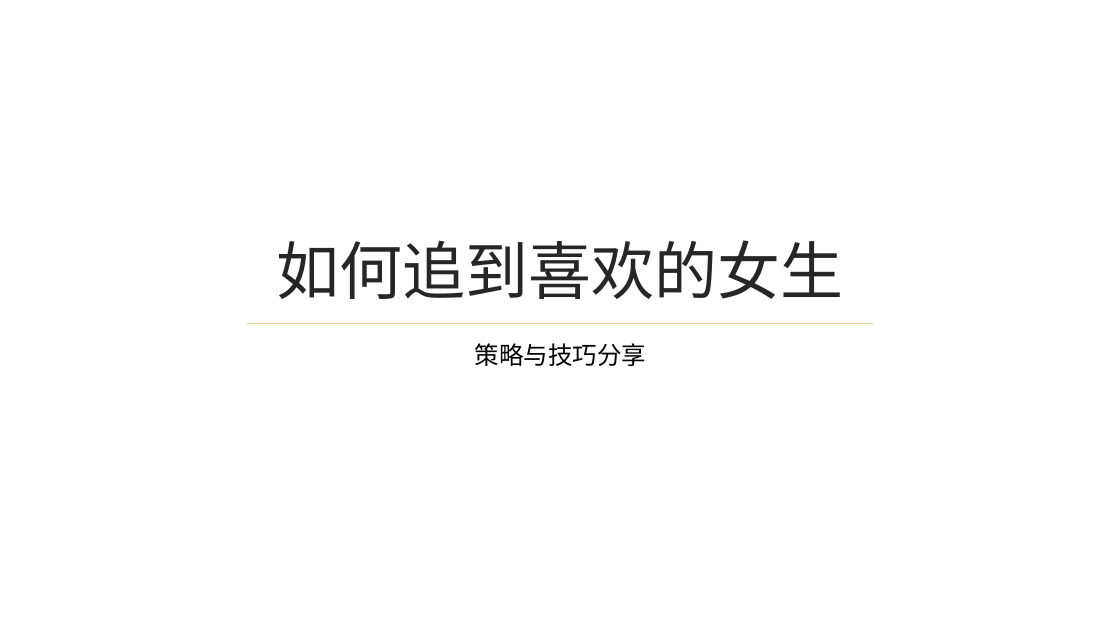
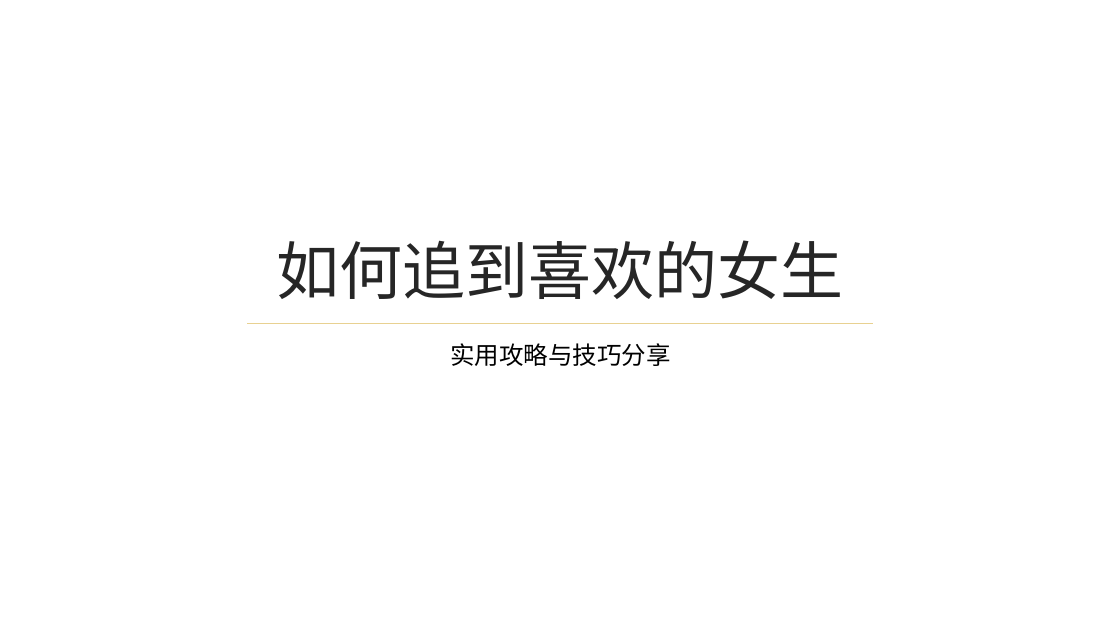
Before and after one commit to Lizhenghe-Chen/AIFileGenerator, a slide deck: slide 1 of Output/666/test.pptx. Drawn at 1120x630 pixels with LibreOffice and Linux fonts; fonts in the diff are those of the drawing; background and template pictures are left out. Boxes give left, top, right and bottom in pixels: in the first picture for what was removed or moved away, otherwise in the second. Text is boxed around its words. In the diff, an @@ line names an element or a change of style, - is before the commit and + after.

```diff
--- a/Output/666/test.pptx
+++ b/Output/666/test.pptx
@@ subtitle at (x1=450, y1=343, x2=671, y2=366): text changed @@
-策略与技巧分享
+实用攻略与技巧分享
```
Also in this commit, not shown: 1 other slide changed, 4 slides added, 4 slides removed, 5 other files.
